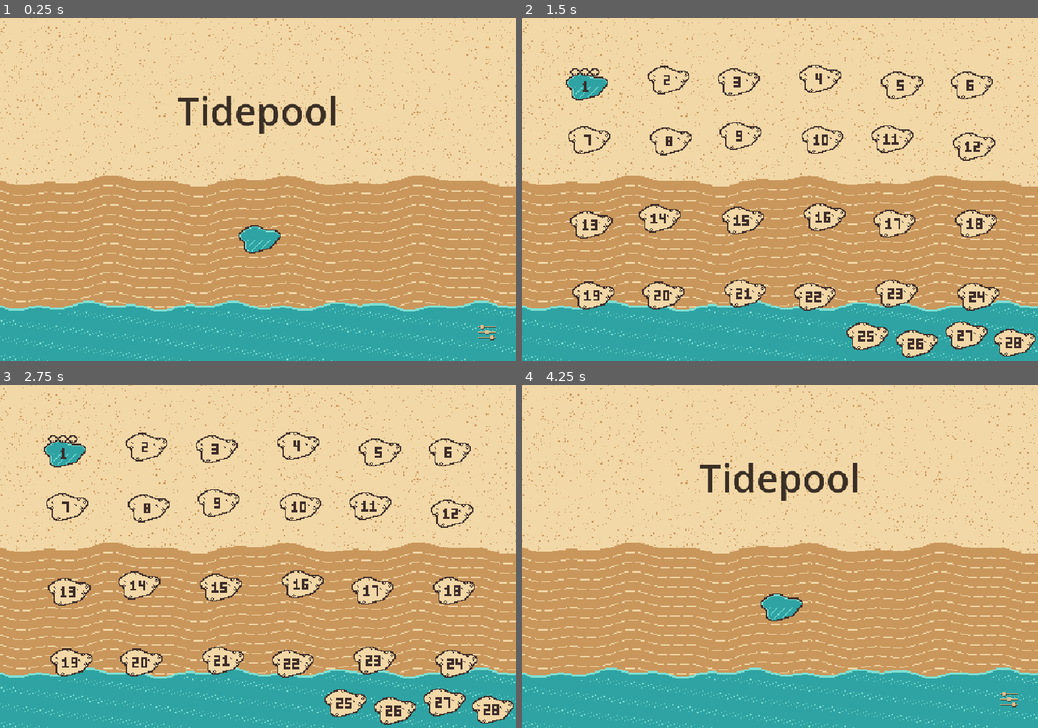
Above: before the commit, frames 1-4 (two rows, left to right).
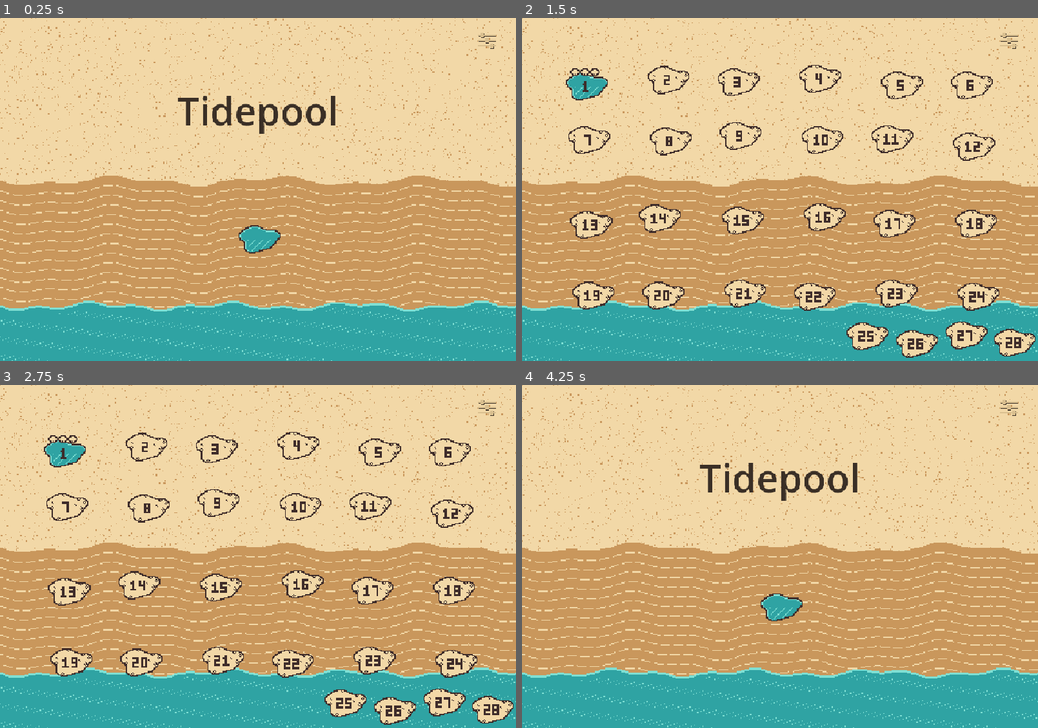
Above: after the commit, the same moments.

Repository: hasanaburayyan/tidepool
Game: Godot game, scene res://scenes/app.tscn
Two runs of this game, one before a commit and one after it. Both use one fixed random seed, a clock stepped at 60 frames per second and the inputs below.
Inputs (mouse positions are in pixels of both pictures, inside the frame that each line leads up to):
- Up to frame 1 (0.25 s): no input
- Up to frame 2 (1.5 s): tap Enter at 0.5 s; move the mouse to (893, 172) at 0.52 s; hold Right 0.53-1.28 s; tap R at 0.6 s; click (893, 172) at 0.67 s; tap Space at 1.25 s; move the mouse to (676, 206) at 1.27 s; hold Left from 1.28 s (still down); tap N at 1.35 s; click (676, 206) at 1.42 s
- Up to frame 3 (2.75 s): tap Enter at 2 s; move the mouse to (309, 481) at 2.02 s; release Left at 2.03 s; hold Right from 2.03 s (still down); tap P at 2.1 s; click (309, 481) at 2.17 s
- Up to frame 4 (4.25 s): tap Space at 2.75 s; move the mouse to (754, 625) at 2.77 s; tap R at 2.85 s; click (754, 625) at 2.92 s; tap Enter at 3.5 s; move the mouse to (934, 607) at 3.52 s; release Right at 3.53 s; hold Left from 3.53 s (still down); tap N at 3.6 s; click (934, 607) at 3.67 s; tap Escape at 4.15 s

The runs differ from the first frame. In frame 1, 0.1% of the frame differs, in the area x 92-97%, y 4-94%; in frame 2, less than 0.1%; in frame 3, less than 0.1%; in frame 4, 0.1%.

Commit message:
settings: one glyph, top-right, on every screen (TIDE-54)
Maren's rulings after #66.

SCREEN GLYPH: the frame now stays in BOTH states. Dropping it for fullscreen
turned the glyph into a solid teal block that stopped depicting a screen and,
at a glance, read as a stray sixth volume drop that had wandered down a row.
Only the inside changes now: inset rect = windowed, filled to the frame's
inner edge = fullscreen. Teal still means active, consistent with the drops.

GLYPH MOVED TO TOP-RIGHT, ON EVERY SCREEN. Maren overruled her own earlier
approval of bottom-right: that corner is only free on the title, and on the map
it is pools 25-28. One corner everywhere beats the best corner on one screen.
It is now on the title, the map and -- in shell mode only -- inside a pool,
because what a player wants mid-level is the volume and this gives it to them
without leaving the pool.

The separate in-panel close button is GONE. It was the same control drawn
twice. The panel does not cover the top-right, so the screen's own glyph stays
visible through the dim and clicking it again is what closes the panel. Escape
still closes it too.

SETTINGS_RECT is defined once in settings_panel.gd and used by all three
screens, so they cannot drift apart.

board.gd draws and hit-tests the glyph ONLY when shell_mode is true, so the
bare main.tscn that click_test/load_check/shot load is unchanged. click_test
green is the evidence.

NO PAUSE SCREEN, and that is now a decision rather than a gap. Maren: nothing
in Tidepool is on a clock, so a pause layer would stop nothing -- it would add
a layer between the player and the way out and charge a click for the most
common action on the screen. Escape in a pool keeps going straight back to the
map, exactly as Nerite verified it.

shell_test adds the in-pool case: the glyph opens settings from inside a pool,
that click does not also turn a tile, and Escape closes the panel and leaves
you IN the pool rather than firing the board's exit-to-map.

  ./run_tests.sh                     253 + save 129 + map 644, 0 failures
  tools/load_check.gd                ok
  tools/click_test.gd (real window)  28 solutions replayed, 0 FAILED
  tools/shell_test.gd (real window)  0 FAILED

Stacked on feat/level-clear (#67); merge that first.

Co-Authored-By: Claude Opus 5 <noreply@anthropic.com>

Diff:
--- a/scripts/game/board.gd
+++ b/scripts/game/board.gd
@@ -18,6 +18,12 @@
 ## Escape. Only ever fires in shell mode; see `shell_mode`.
 signal exit_requested()
 
+## The top-right settings glyph, the same one the title and the map carry. Maren's reason
+## for putting it in a pool too: what a player wants mid-level is the volume, and this gives
+## it to them without leaving the pool. Only drawn and only clickable in shell mode, so the
+## bare main.tscn that click_test/load_check/shot load is completely unchanged.
+signal settings_requested()
+
 ## Off by default, and that default is load-bearing. Standalone `scenes/main.tscn` is what
 ## tools/click_test.gd, tools/load_check.gd and tools/shot.gd load, and they expect today's
 ## behaviour: clearing a pool walks straight on to the next one and Escape quits. The app
@@ -28,6 +34,8 @@
 ## 64, not 72, so Cove's 32 px sprites land at exactly 2x. Pixel art at a fractional
 ## scale under a Nearest filter drops and doubles rows of pixels; 2x is the whole point.
 ## The largest board we ship is 7x6, so 7*64 + margins still fits the 960x640 viewport.
+const SettingsPanel := preload("res://scripts/ui/settings_panel.gd")
+
 const TILE_SIZE := 64
 const MARGIN := Vector2(40, 108)
 const LEVEL_DIR := "res://levels"
@@ -346,6 +354,12 @@
 					get_tree().quit()
 		return
 
+	if shell_mode and event is InputEventMouseButton and event.pressed \
+			and SettingsPanel.SETTINGS_RECT.has_point(event.position):
+		settings_requested.emit()
+		get_viewport().set_input_as_handled()
+		return
+
 	if event is InputEventMouseMotion:
 		var over := _tile_at(event.position)
 		if over != hover:
@@ -690,3 +704,9 @@
 		status = "left-click turns, right-click turns back   -   Reset Pool is free, " \
 			+ ("Esc back to the map" if shell_mode else "N/P level, Esc quit")
 	draw_string(_font, Vector2(MARGIN.x, board_bottom + 32), status, 0, -1, 17, TEXT)
+
+	# Shell mode only: the bare board has no shell to open settings in.
+	if shell_mode:
+		var r: Rect2 = SettingsPanel.SETTINGS_RECT
+		SettingsPanel.draw_glyph(self, Rect2(r.position + Vector2.ONE, r.size), TEXT)
+		SettingsPanel.draw_glyph(self, r, SAND)
--- a/scripts/ui/app.gd
+++ b/scripts/ui/app.gd
@@ -35,6 +35,10 @@
 var _map: Node = null
 var _level: Node = null
 var _settings: Node = null
+
+## Whichever screen settings was opened over, so its input can be restored on close. It is
+## a layer, not a place -- it can sit over the title, the map or an open pool.
+var _settings_over: Node = null
 
 ## The pool just cleared, held until the map is back on screen so the celebration plays
 ## there rather than being missed behind the board's own clear wave.
@@ -83,21 +87,36 @@
 ## is why the panel dims what is behind instead of covering it. The title keeps drawing and
 ## stops taking input, so a click on the panel cannot also start the game.
 func show_settings() -> void:
-	if _settings == null:
-		_settings = SETTINGS_SCENE.instantiate()
-		_settings.save = save
-		_settings.closed.connect(_close_settings)
-		add_child(_settings)
-	_title.set_process_unhandled_input(false)
+	if _settings != null:
+		return
+	_settings_over = _input_owner()
+	if _settings_over != null:
+		_settings_over.set_process_unhandled_input(false)
+	_settings = SETTINGS_SCENE.instantiate()
+	_settings.save = save
+	_settings.closed.connect(_close_settings)
+	add_child(_settings)
 	_set_active(_settings, true)
+
+
+## The node actually taking input right now. For an open pool that is the Board inside
+## main.tscn, not the scene root -- disabling the root would leave the board still clickable
+## underneath the panel.
+func _input_owner() -> Node:
+	if _level != null:
+		return _level.get_node_or_null("Board")
+	if _map != null and _map.visible:
+		return _map
+	return _title
 
 
 func _close_settings() -> void:
 	if _settings != null:
 		_settings.queue_free()
 		_settings = null
-	if _title != null:
-		_title.set_process_unhandled_input(true)
+	if _settings_over != null:
+		_settings_over.set_process_unhandled_input(true)
+		_settings_over = null
 
 
 func show_map() -> void:
@@ -109,6 +128,7 @@
 		_map = MAP_SCENE.instantiate()
 		_map.save = save
 		_map.level_chosen.connect(_on_level_chosen)
+		_map.settings_requested.connect(show_settings)
 		add_child(_map)
 	_set_active(_map, true)
 	# The map reads its pool states from the save every frame it draws, so returning from a
@@ -127,6 +147,7 @@
 	board.shell_mode = true
 	board.level_cleared.connect(_on_level_cleared)
 	board.exit_requested.connect(show_map)
+	board.settings_requested.connect(show_settings)
 	_open(board, level_no)
 
 
--- a/scripts/ui/beach_map.gd
+++ b/scripts/ui/beach_map.gd
@@ -13,7 +13,16 @@
 ## with a shake rather than silently ignored, and never reaches this signal.
 signal level_chosen(level_no: int)
 
+## The top-right settings glyph, same one the title and the board carry.
+signal settings_requested()
+
 const SaveDataScript := preload("res://scripts/systems/save_data.gd")
+const SettingsPanel := preload("res://scripts/ui/settings_panel.gd")
+const SETTINGS_RECT := SettingsPanel.SETTINGS_RECT
+
+## Dry Sand with an ink rim, so the glyph reads against sand or water alike.
+const GLYPH := Color("d9bf8f")
+const INK := Color("3a2f26")
 const ART_DIR := "res://assets/map"
 
 ## How much brighter the water goes under the cursor. Maren asked for "the water in it
@@ -106,6 +115,12 @@
 	if not (event is InputEventMouseButton and event.pressed):
 		return
 	if event.button_index != MOUSE_BUTTON_LEFT:
+		return
+	# Checked before the pools, for the same reason the title checks it before "any click
+	# begins": otherwise a pool sitting under the glyph would swallow it.
+	if SETTINGS_RECT.has_point(event.position):
+		settings_requested.emit()
+		get_viewport().set_input_as_handled()
 		return
 	var level := level_at(event.position)
 	if level == 0:
@@ -158,6 +173,9 @@
 	for entry in MapLayout.POOLS:
 		_draw_pool(entry)
 	_draw_ripple()
+	SettingsPanel.draw_glyph(self, Rect2(SETTINGS_RECT.position + Vector2.ONE,
+		SETTINGS_RECT.size), INK)
+	SettingsPanel.draw_glyph(self, SETTINGS_RECT, GLYPH)
 
 
 ## A ring opening outward on the pool that just unlocked, once its predecessor's shells have
--- a/scripts/ui/settings_panel.gd
+++ b/scripts/ui/settings_panel.gd
@@ -28,12 +28,17 @@
 ## anything above ~y=220 collides with the descenders.
 const PANEL_RECT := Rect2(280, 250, 400, 240)
 
+## The settings glyph, TOP-RIGHT, on every screen (Maren). Bottom-right was only free on
+## the title -- on the map that corner is pools 25-28. One corner everywhere beats the best
+## corner on one screen. The panel deliberately does not cover it, so the glyph stays
+## visible through the dim and clicking it again is what closes the panel.
+const SETTINGS_RECT := Rect2(884, 20, 44, 44)
+
 var save: RefCounted
 
 var _drops: Array[Rect2] = []
 var _speaker := Rect2()
 var _screen := Rect2()
-var _close := Rect2()
 
 
 func _ready() -> void:
@@ -46,10 +51,6 @@
 	for i in STEPS:
 		_drops.append(Rect2(PANEL_RECT.position + Vector2(110 + i * 52, 64), Vector2(36, 32)))
 	_screen = Rect2(PANEL_RECT.position + Vector2(40, 150), Vector2(56, 44))
-	# The same glyph that opened the panel, top-right, closes it. Maren: the way out has to
-	# be visible, not just Escape -- "both, not either". Reusing the opening glyph means the
-	# player is clicking the thing they already associate with this screen.
-	_close = Rect2(PANEL_RECT.end - Vector2(56, 232), Vector2(40, 40))
 
 
 # --- input ----------------------------------------------------------------------------
@@ -66,7 +67,9 @@
 
 	var point: Vector2 = event.position
 
-	if _close.has_point(point):
+	# The screen's own top-right glyph, still visible through the dim, closes the panel. A
+	# second glyph inside the panel would just be the same control drawn twice (Maren).
+	if SETTINGS_RECT.has_point(point):
 		_close_panel()
 		return
 
@@ -149,7 +152,6 @@
 		_draw_drop(_drops[i], i < filled)
 
 	_draw_screen_glyph(_screen, save.get_fullscreen())
-	draw_glyph(self, _close, INK)
 
 
 ## A speaker: a box and a cone. Crossed out when muted, which is the one convention strong
@@ -179,13 +181,20 @@
 	draw_rect(rect, INK, false, 2.0)
 
 
-## A screen. Filled means fullscreen; the small inset rectangle means windowed, which is
-## literally what the two states look like.
+## A screen, in two states. THE FRAME STAYS IN BOTH (Maren): dropping it for fullscreen
+## turned the glyph into a solid teal block that no longer depicted a screen and read, at a
+## glance, as a stray sixth volume drop that had wandered down a row. Only the inside
+## changes -- an inset rectangle is windowed, filled to the frame's inner edge is
+## fullscreen. Same object, two states, and the frame is what stops it colliding with the
+## drops. Teal still means active, consistently with them.
 func _draw_screen_glyph(rect: Rect2, on: bool) -> void:
-	draw_rect(rect, WATER if on else SAND)
+	draw_rect(rect, SAND)
+	var inner := Rect2(rect.position + Vector2(6, 6), rect.size - Vector2(12, 12))
+	if on:
+		draw_rect(inner, WATER)
+	else:
+		draw_rect(Rect2(rect.position + Vector2(12, 11), rect.size - Vector2(24, 22)), WATER)
 	draw_rect(rect, INK, false, 2.0)
-	if not on:
-		draw_rect(Rect2(rect.position + Vector2(10, 8), rect.size - Vector2(20, 16)), INK, false, 2.0)
 
 
 ## The settings glyph: three slider rows with the knob in a different place on each, which
--- a/scripts/ui/title_screen.gd
+++ b/scripts/ui/title_screen.gd
@@ -20,10 +20,11 @@
 ## It is one rect and one draw call, so moving it is cheap if she wants it elsewhere.
 signal settings_requested()
 
-## Bottom-right, away from the title and the pool, where it does not compete with either.
-const SETTINGS_RECT := Rect2(884, 564, 44, 44)
+const SettingsPanel := preload("res://scripts/ui/settings_panel.gd")
 
-const SettingsPanel := preload("res://scripts/ui/settings_panel.gd")
+## Top-right, the one corner that is free on every screen (Maren). Defined once in
+## settings_panel.gd so the title, the map and the board cannot drift apart.
+const SETTINGS_RECT := SettingsPanel.SETTINGS_RECT
 
 const ART_DIR := "res://assets/map"
 
--- a/tools/shell_test.gd
+++ b/tools/shell_test.gd
@@ -116,11 +116,11 @@
 		vol_on_disk.load_game()
 		_eq(vol_on_disk.get_volume(), 1.0, "the volume is already on disk before closing")
 
-		# The close glyph, top-right of the panel: Maren asked for a visible way out as well
-		# as Escape, "both, not either". Untested it would be exactly the kind of control
-		# that looks present and does nothing.
-		await _click_at(panel._close.get_center())
-		_ok(app._settings == null, "the close glyph closes settings")
+		# Clicking the SAME top-right glyph again closes the panel. Maren dropped the separate
+		# in-panel close button as a duplicate of the toggle, and the panel deliberately does
+		# not cover that corner, so the glyph stays visible and clickable through the dim.
+		await _click_at(app._title.SETTINGS_RECT.get_center())
+		_ok(app._settings == null, "clicking the glyph again closes settings")
 		_ok(app._map == null or not app._map.visible,
 			"and the closing click does NOT fall through and start the game")
 		_eq(quits[0], 1, "and it did not ask to quit")
@@ -163,6 +163,19 @@
 	var board = app._level.get_node("Board")
 	_eq(board.grid.id, 1, "the pool that opened is level 1, not some other index")
 	_ok(board.shell_mode, "the board is in shell mode")
+
+	# --- settings from inside a pool (Maren) ---------------------------------------------
+	# "What a player actually wants mid-level is the volume, and the top-right glyph gives
+	# them that without leaving the pool." Two ways this could go wrong: the click also turns
+	# a tile underneath, or Escape closing the panel also fires the board's exit-to-map.
+	var moves_before: int = board.moves
+	await _click_at(app._title.SETTINGS_RECT.get_center())
+	_ok(app._settings != null, "the top-right glyph opens settings from inside a pool")
+	_eq(board.moves, moves_before, "and that click did not also turn a tile")
+	await _key(KEY_ESCAPE)
+	_ok(app._settings == null, "Escape closes settings")
+	_ok(app._level != null, "and leaves you IN the pool, not back on the map")
+	_eq(board.moves, moves_before, "and still no tile was turned")
 
 	# --- the level-change keys must not walk past the unlock rule (Nerite, TIDE-48) -------
 	# On the bare board N/P/arrows step between levels, which is a development shortcut. In
Binary file changed: screenshots/map_mid.png
Binary file changed: screenshots/settings.png
Binary file changed: screenshots/settings_full.png
